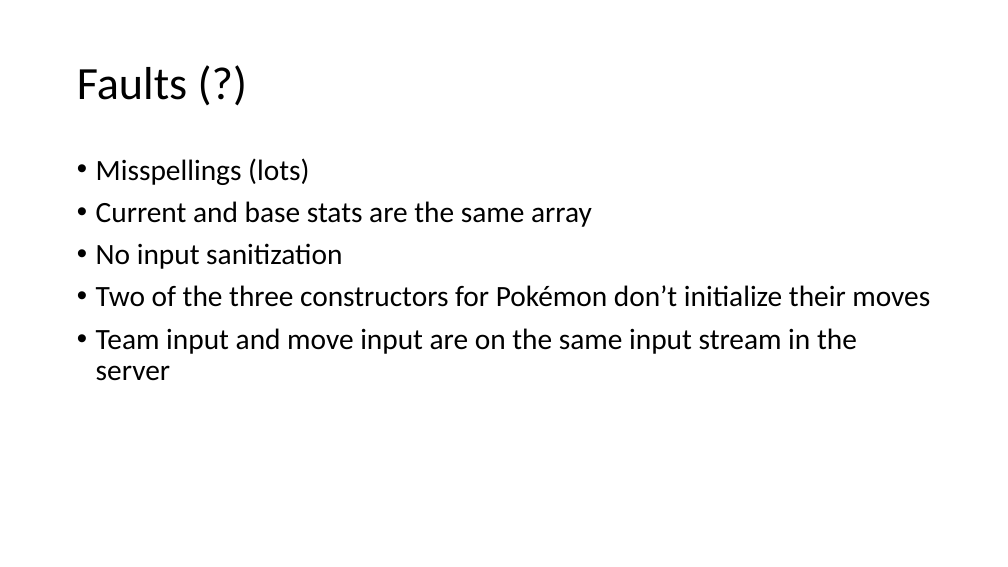
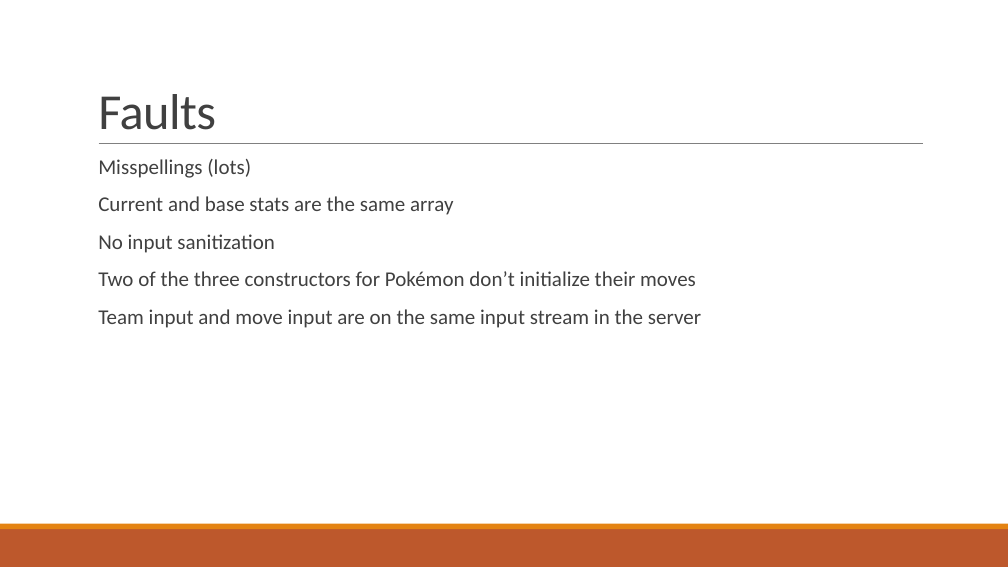
Before and after one commit to mason2smart/Pokemon-Battle-Simulator-Debugging, a slide deck: slide 7 of PokemonPresentation.pptx. Drawn at 1008x567 pixels with LibreOffice and Linux fonts; fonts in the diff are those of the drawing. Boxes give left, top, right and bottom in pixels: in the first picture for what was removed or moved away, otherwise in the second. Text is boxed around its words. In the diff, an @@ line names an element or a change of style, - is before the commit and + after.

```diff
--- a/PokemonPresentation.pptx
+++ b/PokemonPresentation.pptx
@@ title "Faults" at <box>98,94,216,130</box>: vertical alignment middle to bottom @@
@@ title at <box>98,94,216,130</box>: text changed; size 44 to 48 pt; text colour #000000 to #404040 @@
-Faults (?)
+Faults
@@ line added from (99, 144) to (923, 144), #808080 0.5 pt @@
@@ text "Misspellings (lots)" at <box>98,159,701,328</box>: size 28 to 20 pt, text colour #000000 to #404040; bullet • to  ; more space between paragraphs @@
@@ rectangle added at <box>0,529,1008,567</box>, fill #BD582C @@
@@ rectangle added at <box>0,524,1008,529</box>, fill #E48312 @@
```
Also in this commit, not shown: 5 other slides changed.
